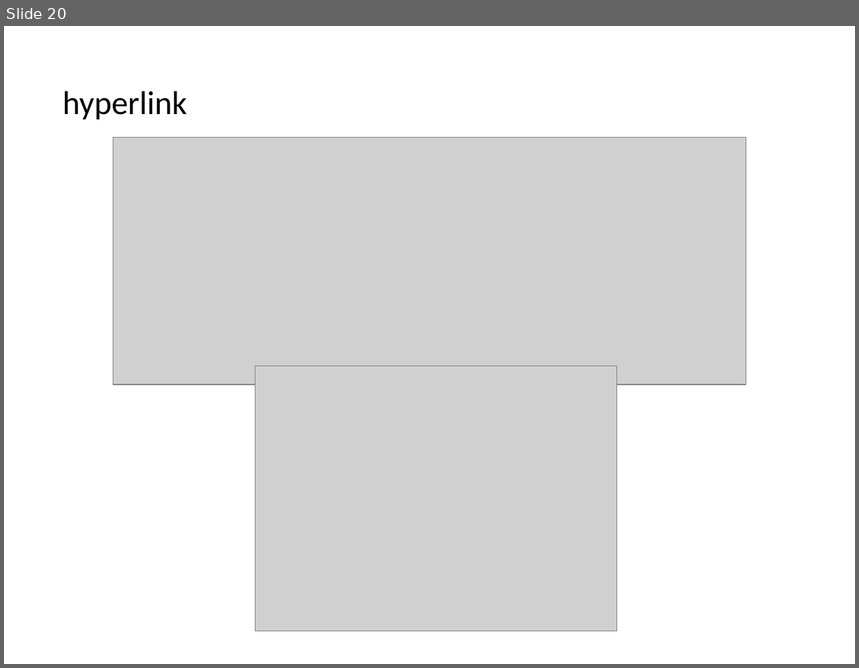
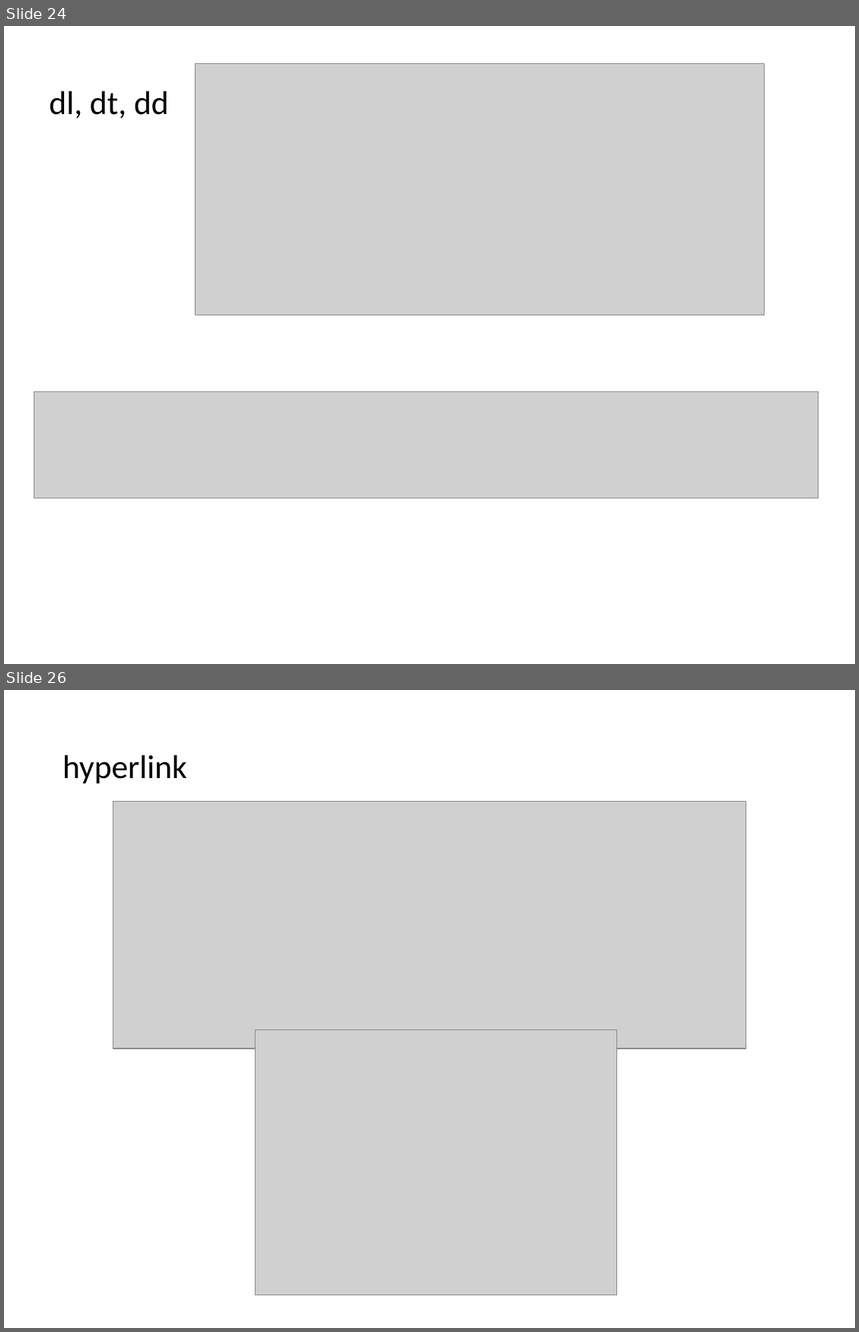
Before and after one commit to ja-yu/109-2, a slide deck: 網站開發與安全/20210303.pptx. Shown one above the other, each under a label of ours: slide 20 before the commit, slides 24 and 26 after it; the slides between them are not shown. The pictures are 859x668 and 859x1332 pixels, drawn with LibreOffice and Linux fonts; fonts in the diff are those of the drawing; grey boxes stand for pictures. Boxes give left, top, right and bottom in pixels: in the first picture for what was removed or moved away, otherwise in the second. Text is boxed around its words. In the diff, an @@ line names an element or a change of style, - is before the commit and + after.

```diff
--- a/網站開發與安全/20210303.pptx
+++ b/網站開發與安全/20210303.pptx
@@ slide 24 added at (4, 26, 855, 664), background #FFFFFF @@
@@ picture added at (195, 63, 764, 316) @@
@@ text added at (49, 91, 169, 119), 28 pt, text #000000 @@
+dl, dt, dd
@@ picture added at (34, 392, 818, 499) @@
@@ what was slide 20 is now slide 26 @@
```
Also in this commit, not shown: 29 other slides added, 6 slides removed.
